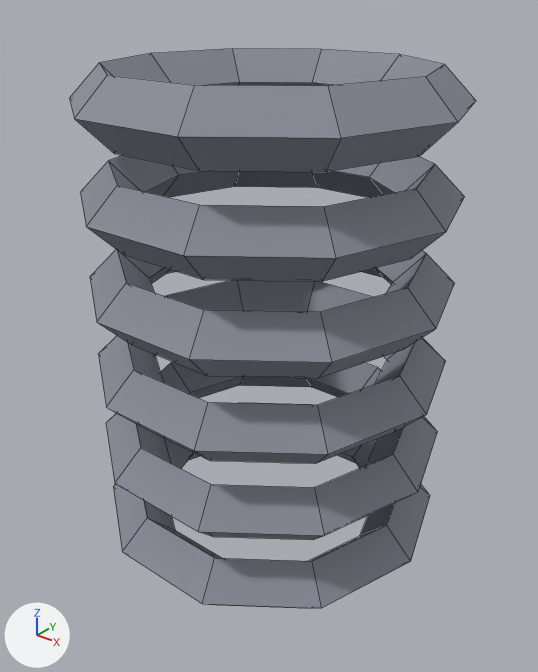
A saved change to the FBX model art/export/modelos/mdl_pieza_resorte.fbx.
One viewpoint serves both versions: a 50 mm camera at (0.998, -1.252, 1.482) aimed at (0.002, -0.007, 0.711). Every picture has the same lights, and +X, +Y and +Z are marked at lower left. The first picture is the older version. Mesh edges are drawn as thin lines.

The older version as bpy lines, for what is in view:
```python
me_torus = bpy.data.meshes.new('Torus')
me_torus.from_pydata(...)  # 240 vertices, 240 faces; spans x -0.42..0.42, y -0.399..0.399, z 0.18..1.32
me_torus.materials.append(mat_mat_paleta)  # picture img_tex_paleta_png
ob_mdl_pieza_resorte = bpy.data.objects.new('mdl_pieza_resorte', me_torus)
ob_mdl_pieza_resorte.location = (0.0, 0.0, 0.0)
```
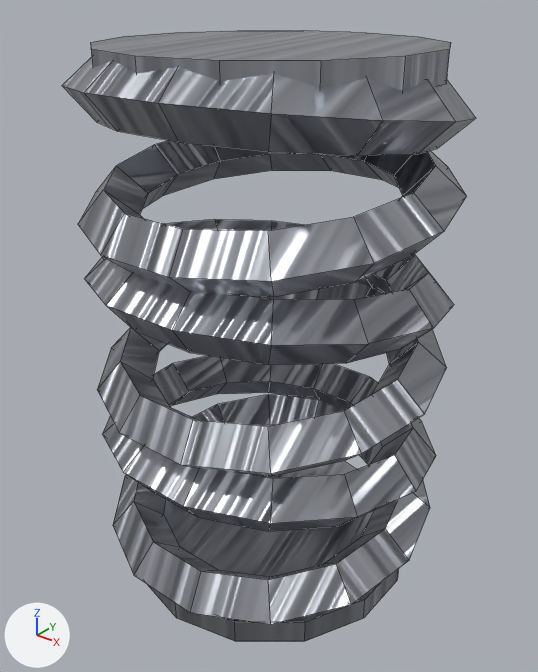
Where the change shows, as pixel boxes (x1, y1, x2, y2) in the pictures (538 x 672 px):
'mdl_pieza_resorte', reshaped (9% taller)
    before: (70, 48, 476, 608)
    after: (62, 30, 476, 642)
part 1 of me_torus, added
    after: (147, 461, 398, 642)
part 2 of me_torus, added
    after: (91, 30, 451, 91)
part 3 of me_torus, rebuilt (12% taller)
    before: (113, 403, 430, 608)
    after: (113, 394, 430, 624)
part 4 of me_torus, rebuilt (23% taller)
    before: (80, 155, 465, 282)
    after: (78, 140, 467, 297)
part 5 of me_torus, rebuilt
    before: (106, 362, 437, 540)
    after: (102, 356, 436, 531)
part 6 of me_torus, rebuilt (20% shorter)
    before: (70, 48, 476, 172)
    after: (62, 57, 476, 156)
part 7 of me_torus, rebuilt
    before: (98, 280, 446, 464)
    after: (97, 282, 447, 476)
part 8 of me_torus, rebuilt
    before: (90, 249, 455, 378)
    after: (84, 219, 454, 365)

Diff of the bpy script that builds the scene:
```diff
--- a/art/export/modelos/mdl_pieza_resorte.fbx.py
+++ b/art/export/modelos/mdl_pieza_resorte.fbx.py
@@ mat_metal_acero @@
+mat_metal_acero = bpy.data.materials.new('metal_acero')
+# uses the picture img_tex_metal_acero_color_png
+# uses the picture img_tex_metal_acero_metalico_png
+# uses the picture img_tex_metal_acero_normal_png
+# uses the picture img_tex_metal_acero_rugosidad_png
@@ me_torus @@
-me_torus.from_pydata(...)  # 240 vertices, 240 faces; spans x -0.42..0.42, y -0.399..0.399, z 0.18..1.32
-me_torus.materials.append(mat_mat_paleta)  # picture img_tex_paleta_png
+me_torus.from_pydata(...)  # 392 vertices, 368 faces; spans x -0.415..0.415, y -0.402..0.402, z 0.09..1.36
+# me_torus part 1: a new loose piece, a 14-sided cylinder along z spanning x -0.351..0.351, y -0.36..0.36, z 0.09..0.15, in mat_metal_acero
+# me_torus part 2: a new loose piece, a 14-sided cylinder along z spanning x -0.351..0.351, y -0.36..0.36, z 1.3..1.36, in mat_metal_acero
+# me_torus part 3: the loose piece of 40 vertices spanning x -0.42..0.42, y -0.399..0.399, z 0.18..0.32 is rebuilt with 56 vertices and now spans x -0.415..0.415, y -0.402..0.402, z 0.145..0.355, in mat_metal_acero
+# me_torus part 4: the loose piece of 40 vertices spanning x -0.42..0.42, y -0.399..0.399, z 0.98..1.12 is rebuilt with 56 vertices and now spans x -0.415..0.415, y -0.402..0.402, z 0.945..1.155, in mat_metal_acero
+# me_torus part 5: the loose piece of 40 vertices spanning x -0.42..0.42, y -0.399..0.399, z 0.38..0.52 is rebuilt with 56 vertices and now spans x -0.415..0.415, y -0.402..0.402, z 0.345..0.555, in mat_metal_acero
+# me_torus part 6: the loose piece of 40 vertices spanning x -0.42..0.42, y -0.399..0.399, z 1.18..1.32 is rebuilt with 56 vertices and now spans x -0.415..0.415, y -0.402..0.402, z 1.145..1.355, in mat_metal_acero
+# me_torus part 7: the loose piece of 40 vertices spanning x -0.42..0.42, y -0.399..0.399, z 0.58..0.72 is rebuilt with 56 vertices and now spans x -0.415..0.415, y -0.402..0.402, z 0.545..0.755, in mat_metal_acero
+# me_torus part 8: the loose piece of 40 vertices spanning x -0.42..0.42, y -0.399..0.399, z 0.78..0.92 is rebuilt with 56 vertices and now spans x -0.415..0.415, y -0.402..0.402, z 0.745..0.955, in mat_metal_acero
+me_torus.materials.append(mat_metal_acero)
```
